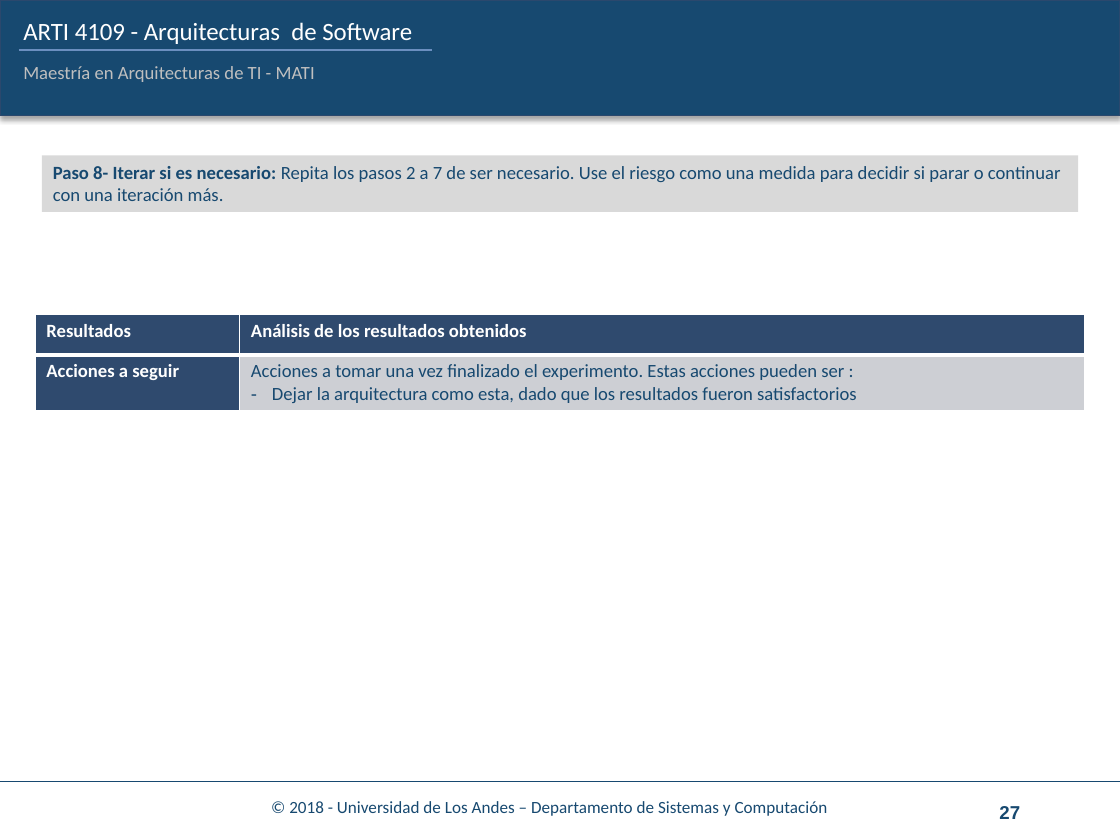
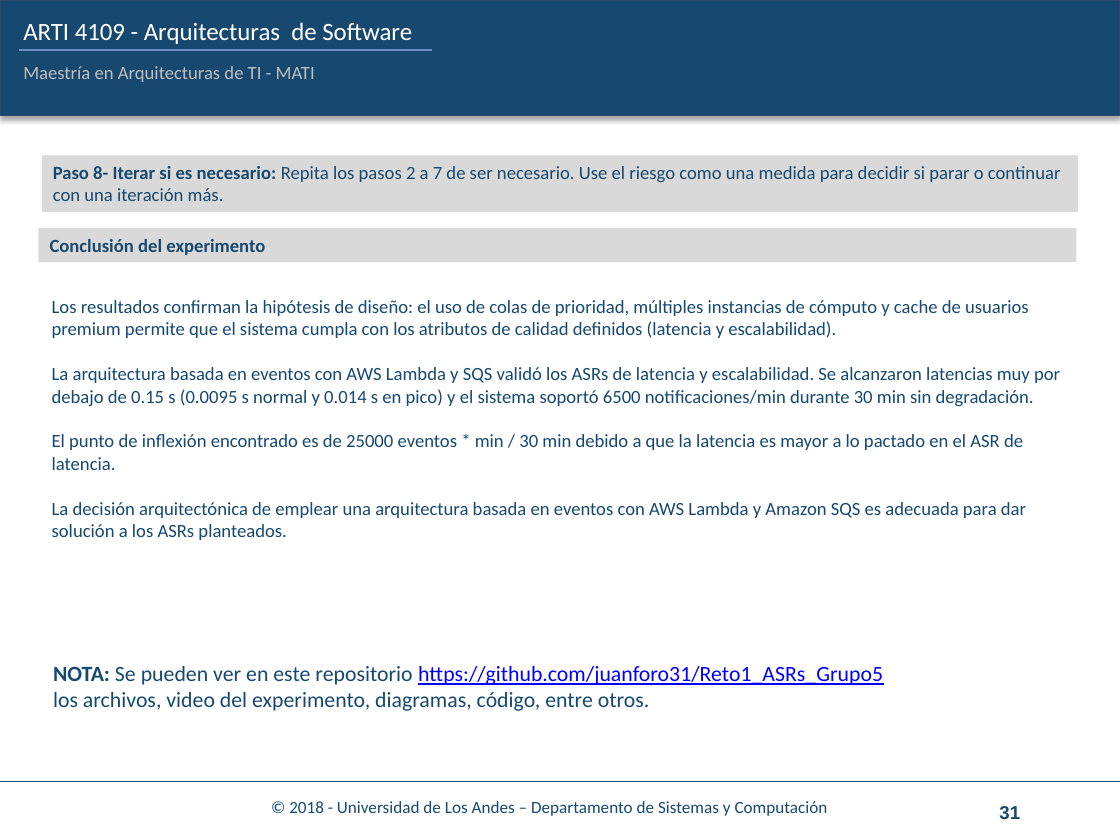
Before and after one commit to juanforo31/Reto1_ASRs_Grupo5, a slide deck: slide 31 of Cuaderno_trabajo/ARTI-4109-4-CuadernoTrabajo-Reto1_desarrollo.pptx (slide 27 before the commit). Drawn at 1120x840 pixels with LibreOffice and Linux fonts; fonts in the diff are those of the drawing; background and template pictures are left out. Boxes give left, top, right and bottom in pixels: in the first picture for what was removed or moved away, otherwise in the second. Text is boxed around its words. In the diff, an @@ line names an element or a change of style, - is before the commit and + after.

Commit message:
Cambio de diagramas y cuaderno

```diff
--- a/Cuaderno_trabajo/ARTI-4109-4-CuadernoTrabajo-Reto1_desarrollo.pptx
+++ b/Cuaderno_trabajo/ARTI-4109-4-CuadernoTrabajo-Reto1_desarrollo.pptx
@@ rectangle added at (38,228,1076,262), fill #D9D9D9, 12 pt, text #174970, bold @@
+Conclusión del experimento
@@ table removed at (35,315,1084,411), 2 rows, 2 columns @@
-Resultados | Análisis de los resultados obtenidos
-Acciones a seguir | Acciones a tomar una vez finalizado el experimento. Estas acciones pueden ser : / Dejar la arquitectura como esta, dado que los resultados fueron satisfactorios
@@ text added at (52,300,1060,540), 12 pt, text #174970 @@
+Los resultados confirman la hipótesis de diseño: el uso de colas de prioridad, múltiples instancias de cómputo y cache de usuarios premium permite que el sistema cumpla con los atributos de calidad definidos (latencia y escalabilidad).
+La arquitectura basada en eventos con AWS Lambda y SQS validó los ASRs de latencia y escalabilidad. Se alcanzaron latencias muy por debajo de 0.15 s (0.0095 s normal y 0.014 s en pico) y el sistema soportó 6500 notificaciones/min durante 30 min sin degradación.
+El punto de inflexión encontrado es de 25000 eventos * min / 30 min debido a que la latencia es mayor a lo pactado en el ASR de latencia.
+La decisión arquitectónica de emplear una arquitectura basada en eventos con AWS Lambda y Amazon SQS es adecuada para dar solución a los ASRs planteados.
@@ text added at (53,666,883,711), 14 pt, text #174970 @@
+NOTA: Se pueden ver en este repositorio https://github.com/juanforo31/Reto1_ASRs_Grupo5
+los archivos, video del experimento, diagramas, código, entre otros.
@@ page number at (999,806,1020,820): text changed @@
-27
+31
```
Also in this commit, not shown: 11 other slides changed, 3 slides added, 2 slides removed, 2 other files.
